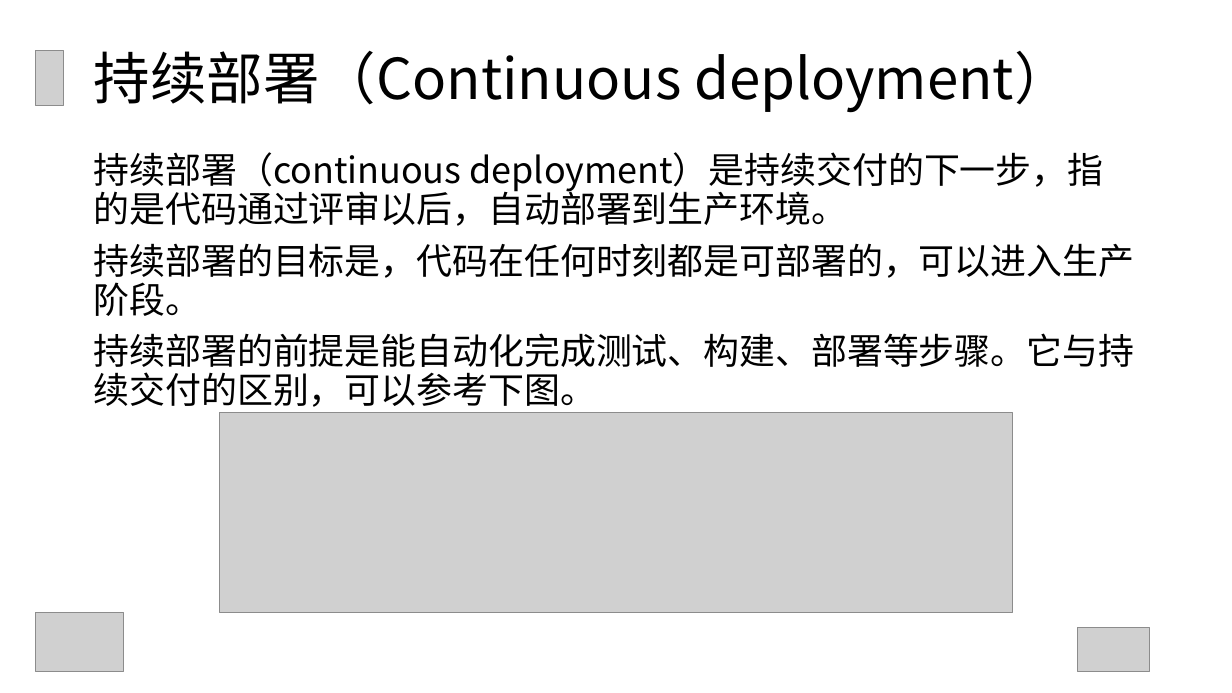
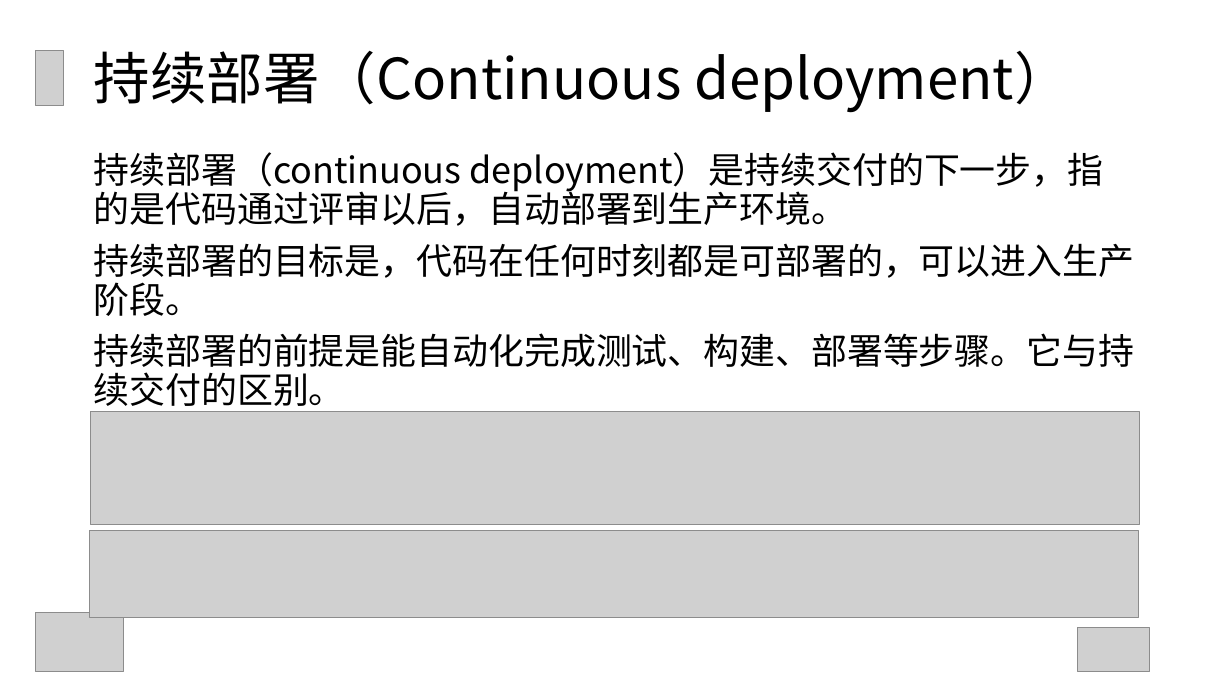
Before and after one commit to GuoxinL/devops-ppt, a slide deck: slide 5 of Jenkins的应用与分享.ppt (slide 6 before the commit). Drawn at 1232x693 pixels with LibreOffice and Linux fonts; fonts in the diff are those of the drawing; grey boxes stand for pictures. Boxes give left, top, right and bottom in pixels: in the first picture for what was removed or moved away, otherwise in the second. Text is boxed around its words. In the diff, an @@ line names an element or a change of style, - is before the commit and + after.

```diff
--- a/Jenkins的应用与分享.ppt
+++ b/Jenkins的应用与分享.ppt
@@ text at (x1=94, y1=333, x2=1135, y2=413): text changed @@
-持续部署的前提是能自动化完成测试、构建、部署等步骤。它与持续交付的区别，可以参考下图。
+持续部署的前提是能自动化完成测试、构建、部署等步骤。它与持续交付的区别。
@@ picture resized from (x1=219, y1=413, x2=1012, y2=612) to (x1=91, y1=411, x2=1139, y2=524) @@
@@ picture added at (x1=90, y1=531, x2=1138, y2=617) @@
```
Also in this commit, not shown: 9 other slides changed, 13 slides added, 7 slides removed, 4 other files.
